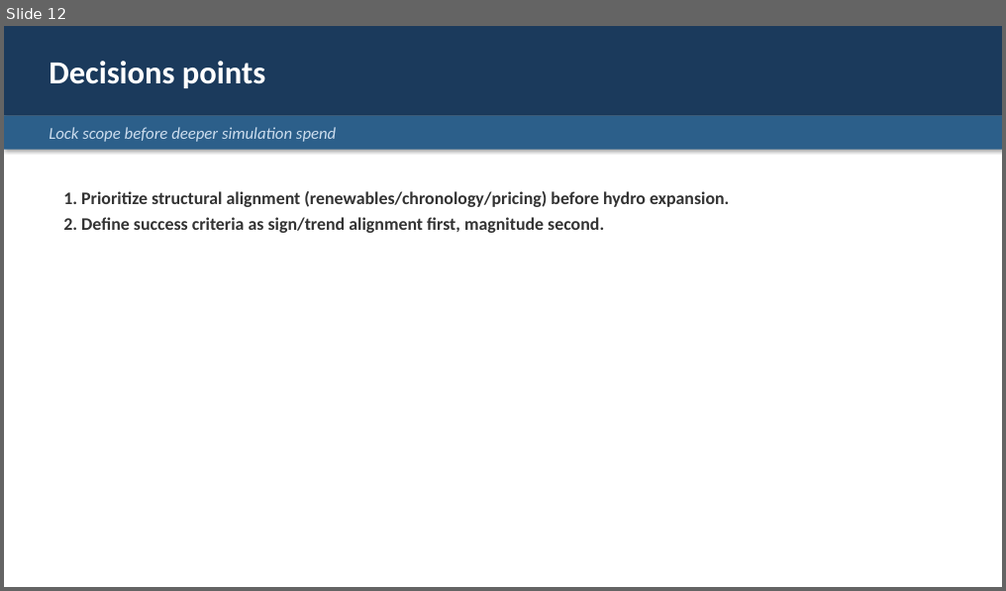
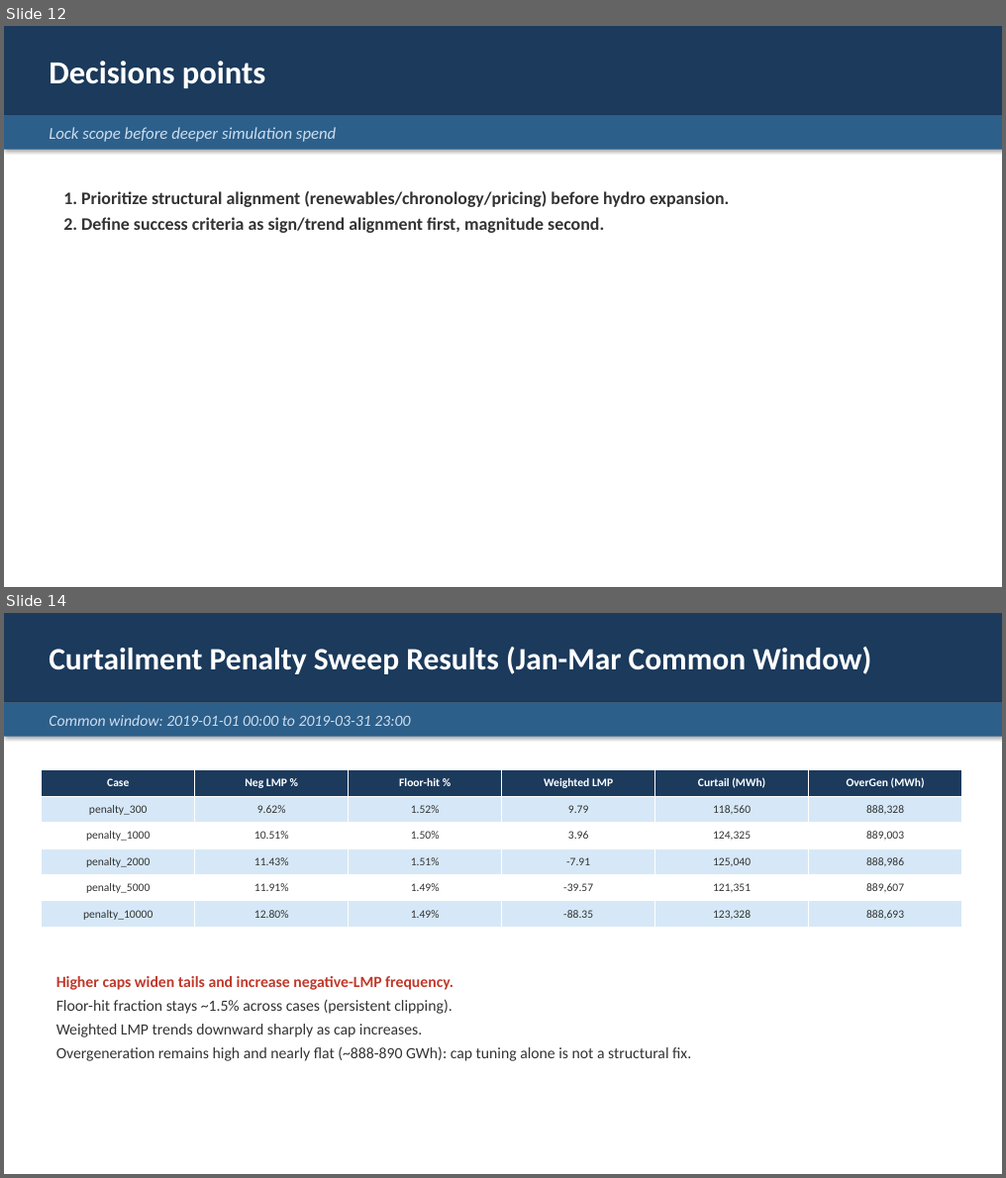
Before and after one commit to ylu283/idaes-gtep, a slide deck: quality_reports/decks/2026-03-03_Benchmarking_Update_PCM_vs_Paper.pptx. Shown one above the other, each under a label of ours: slide 12 before the commit, slides 12 and 14 after it; the slides between them are not shown. The pictures are 1006x591 and 1006x1178 pixels, drawn with LibreOffice and Linux fonts; fonts in the diff are those of the drawing. Boxes give left, top, right and bottom in pixels: in the first picture for what was removed or moved away, otherwise in the second. Text is boxed around its words. In the diff, an @@ line names an element or a change of style, - is before the commit and + after.

Commit message:
update the hydro and curtailment files

```diff
--- a/quality_reports/decks/2026-03-03_Benchmarking_Update_PCM_vs_Paper.pptx
+++ b/quality_reports/decks/2026-03-03_Benchmarking_Update_PCM_vs_Paper.pptx
@@ slide 14 added at (x1=4, y1=613, x2=1002, y2=1174), background #FFFFFF @@
@@ rectangle added at (x1=4, y1=613, x2=1002, y2=703), fill #1B3A5C, 30 pt, text #FFFFFF, bold @@
+Curtailment Penalty Sweep Results (Jan-Mar Common Window)
@@ rectangle added at (x1=4, y1=703, x2=1002, y2=737), fill #2C5F8A, 15 pt, text #CCDDEE, italic @@
+Common window: 2019-01-01 00:00 to 2019-03-31 23:00
@@ table added at (x1=42, y1=770, x2=962, y2=928), 6 rows, 6 columns @@
+Case | Neg LMP % | Floor-hit % | Weighted LMP | Curtail (MWh) | OverGen (MWh)
+penalty_300 | 9.62% | 1.52% | 9.79 | 118,560 | 888,328
+penalty_1000 | 10.51% | 1.50% | 3.96 | 124,325 | 889,003
+penalty_2000 | 11.43% | 1.51% | -7.91 | 125,040 | 888,986
+penalty_5000 | 11.91% | 1.49% | -39.57 | 121,351 | 889,607
+penalty_10000 | 12.80% | 1.49% | -88.35 | 123,328 | 888,693
@@ text added at (x1=56, y1=976, x2=691, y2=1061), 15 pt, text #333333 @@
+Higher caps widen tails and increase negative-LMP frequency.
+Floor-hit fraction stays ~1.5% across cases (persistent clipping).
+Weighted LMP trends downward sharply as cap increases.
+Overgeneration remains high and nearly flat (~888-890 GWh): cap tuning alone is not a structural fix.
```
Also in this commit, not shown: 2 other slides added, 10 other files.
